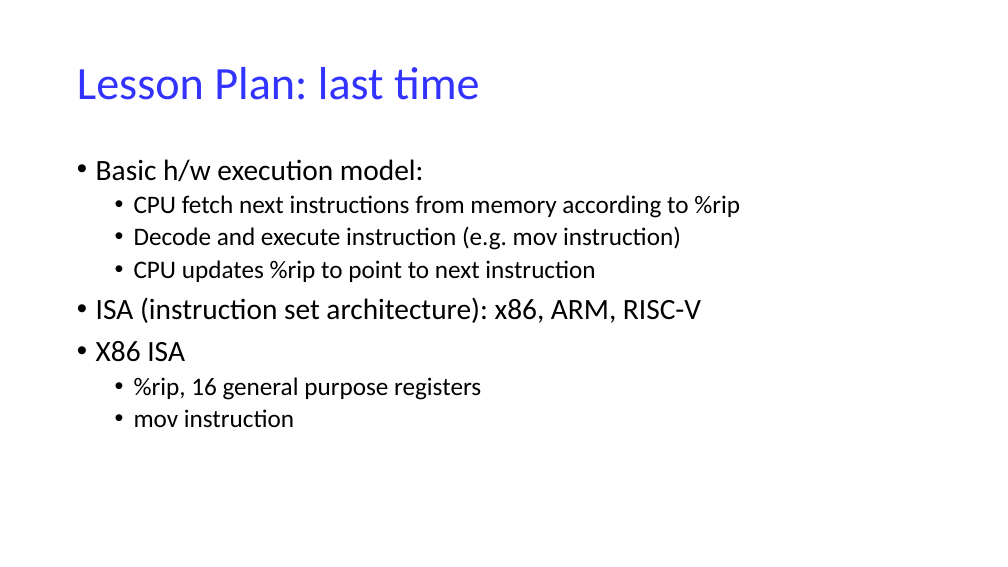
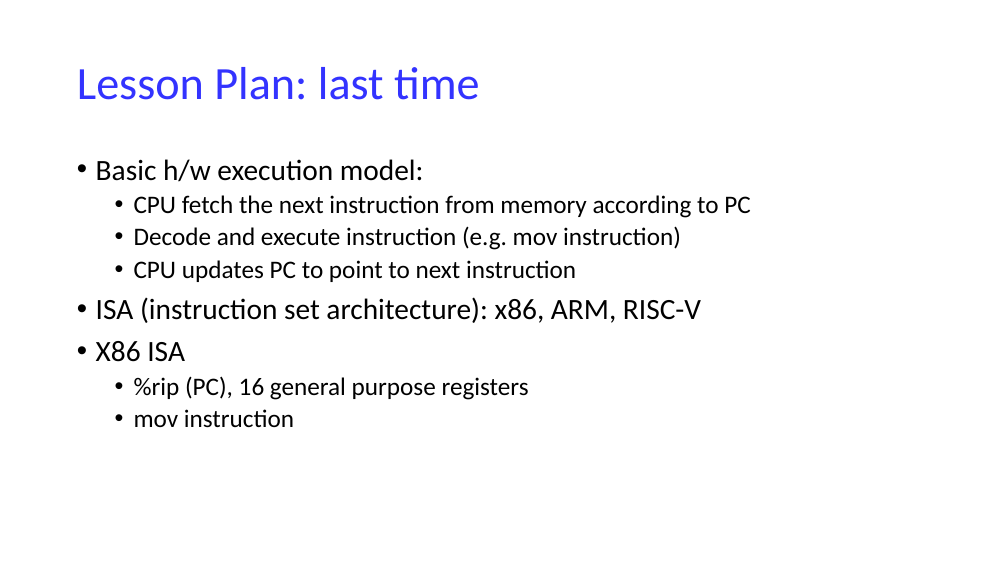
Before and after one commit to NYU-CSO/nyu-cso.github.io, a slide deck: slide 2 of notes/07-Machine_Basics_cont.pptx. Drawn at 1008x567 pixels with LibreOffice and Linux fonts; fonts in the diff are those of the drawing. Boxes give left, top, right and bottom in pixels: in the first picture for what was removed or moved away, otherwise in the second. Text is boxed around its words. In the diff, an @@ line names an element or a change of style, - is before the commit and + after.

```diff
--- a/notes/07-Machine_Basics_cont.pptx
+++ b/notes/07-Machine_Basics_cont.pptx
@@ text at [134,195,750,218]: text changed @@
-  • CPU fetch next instructions from memory according to %rip
+  • CPU fetch the next instruction from memory according to PC
@@ text at [134,260,576,282]: text changed @@
-  • CPU updates %rip to point to next instruction
+  • CPU updates PC to point to next instruction
@@ text at [134,376,529,400]: text changed @@
-  • %rip, 16 general purpose registers
+  • %rip (PC), 16 general purpose registers
```
Also in this commit, not shown: 6 other slides changed, 1 slide added, 1 other file.
